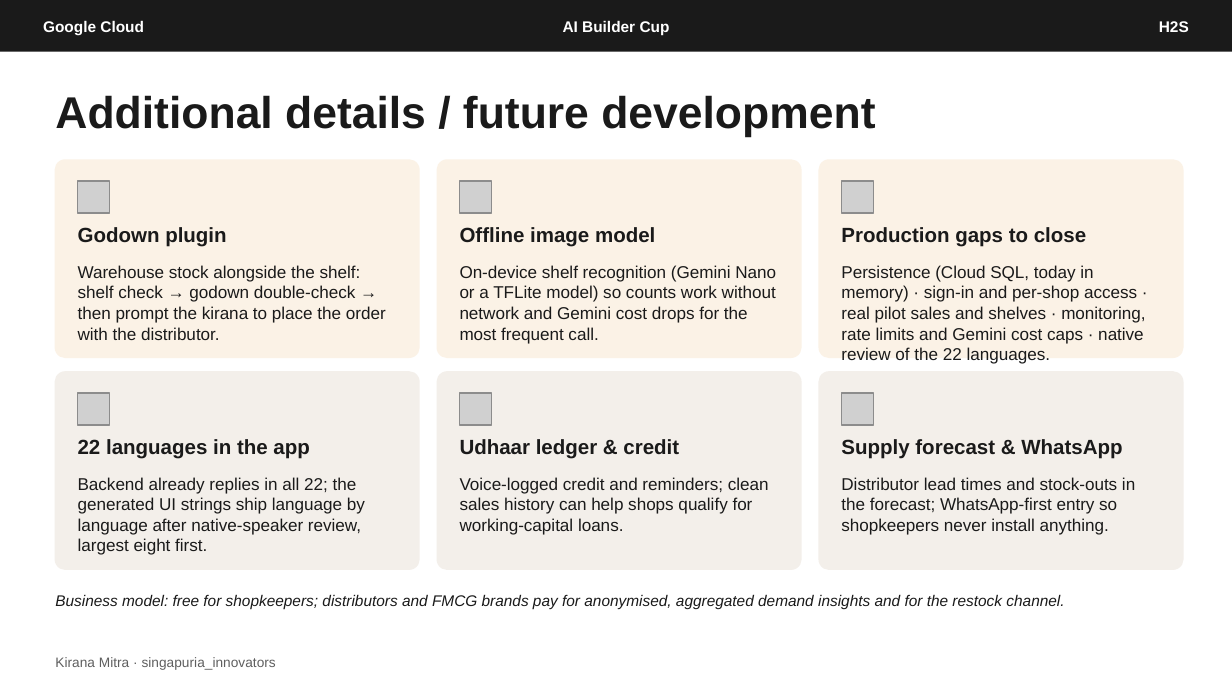
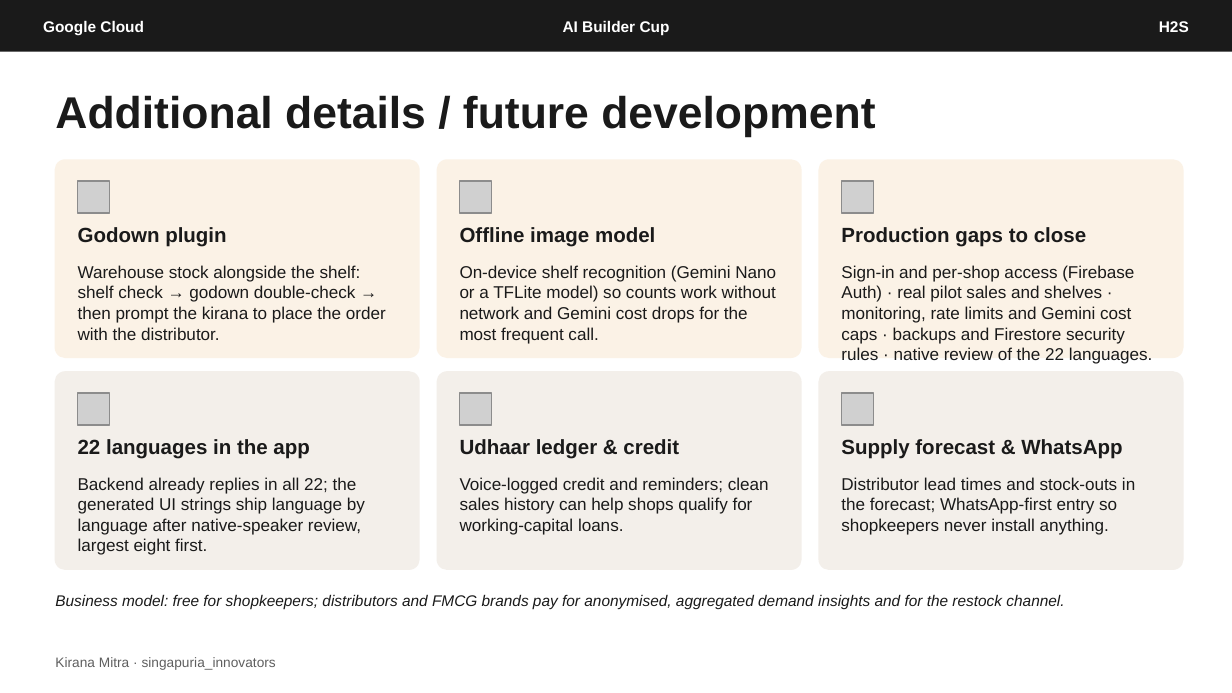
Before and after one commit to CuriousCoder2024/kirana-mitra, a slide deck: slide 12 of docs/submission/Kirana-Mitra-AI-Builder-Cup-Submission.pptx. Drawn at 1232x693 pixels with LibreOffice and Linux fonts; fonts in the diff are those of the drawing; grey boxes stand for pictures. Boxes give left, top, right and bottom in pixels: in the first picture for what was removed or moved away, otherwise in the second. Text is boxed around its words. In the diff, an @@ line names an element or a change of style, - is before the commit and + after.

```diff
--- a/docs/submission/Kirana-Mitra-AI-Builder-Cup-Submission.pptx
+++ b/docs/submission/Kirana-Mitra-AI-Builder-Cup-Submission.pptx
@@ text at bbox=[841, 265, 1152, 364]: text changed @@
-Persistence (Cloud SQL, today in memory) · sign-in and per-shop access · real pilot sales and shelves · monitoring, rate limits and Gemini cost caps · native review of the 22 languages.
+Sign-in and per-shop access (Firebase Auth) · real pilot sales and shelves · monitoring, rate limits and Gemini cost caps · backups and Firestore security rules · native review of the 22 languages.
```
Also in this commit, not shown: 3 other slides changed, 2 other files.
